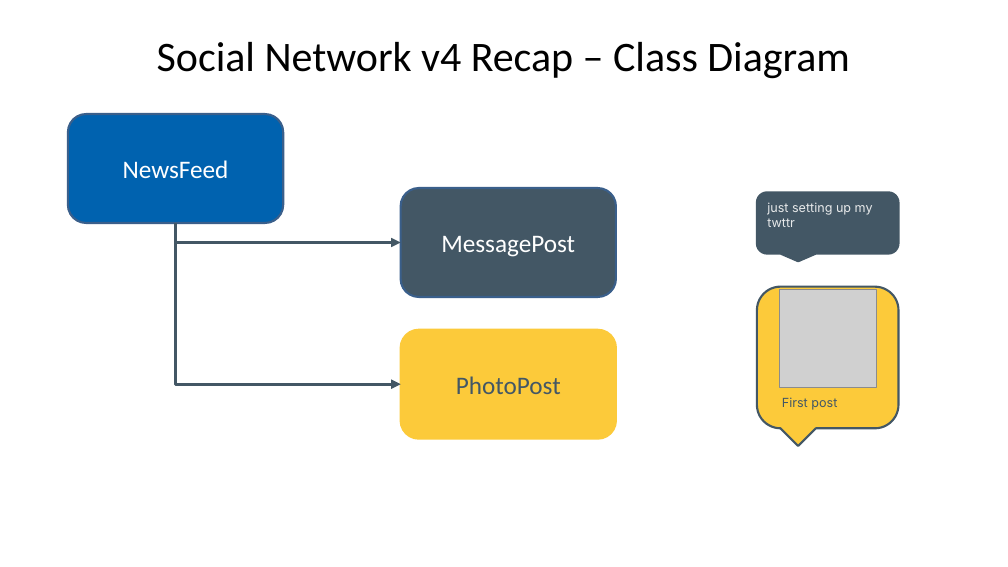
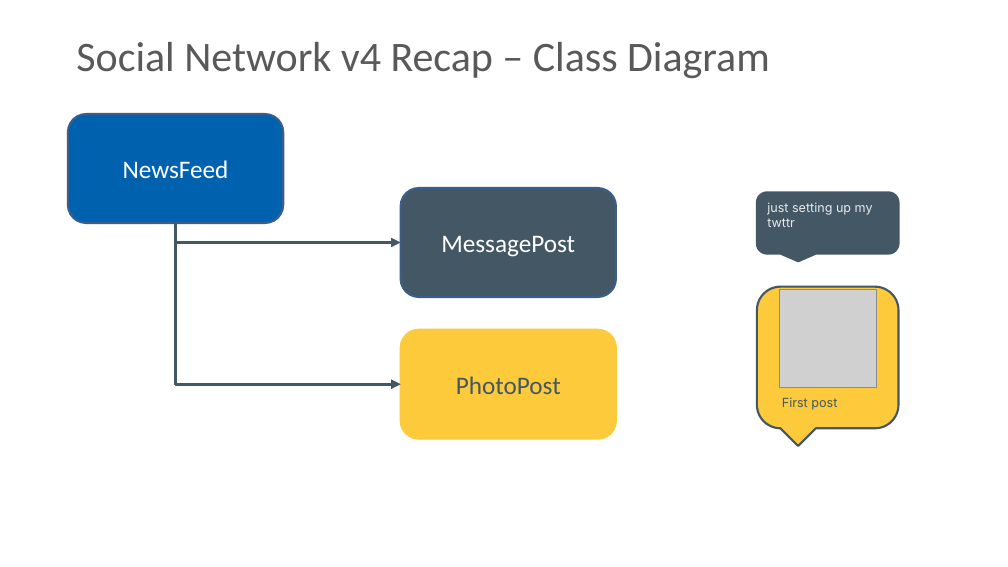
Before and after one commit to Programming-Fundamentals-SETU/prog-fund-2-jan-26, a slide deck: slide 8 of topic08-inheritance/unit-08a-lectures/talk-3-inheritance-v2/a-inheritance-v2.pptx. Drawn at 1008x567 pixels with LibreOffice and Linux fonts; fonts in the diff are those of the drawing; grey boxes stand for pictures. Boxes give left, top, right and bottom in pixels: in the first picture for what was removed or moved away, otherwise in the second. Text is boxed around its words. In the diff, an @@ line names an element or a change of style, - is before the commit and + after.

```diff
--- a/topic08-inheritance/unit-08a-lectures/talk-3-inheritance-v2/a-inheritance-v2.pptx
+++ b/topic08-inheritance/unit-08a-lectures/talk-3-inheritance-v2/a-inheritance-v2.pptx
@@ title "Social Network v4 Recap – ..." at box(76, 42, 770, 78): text colour #000000 to #595959; alignment centre to left @@
```
Also in this commit, not shown: 10 other slides changed, 7 other files.
